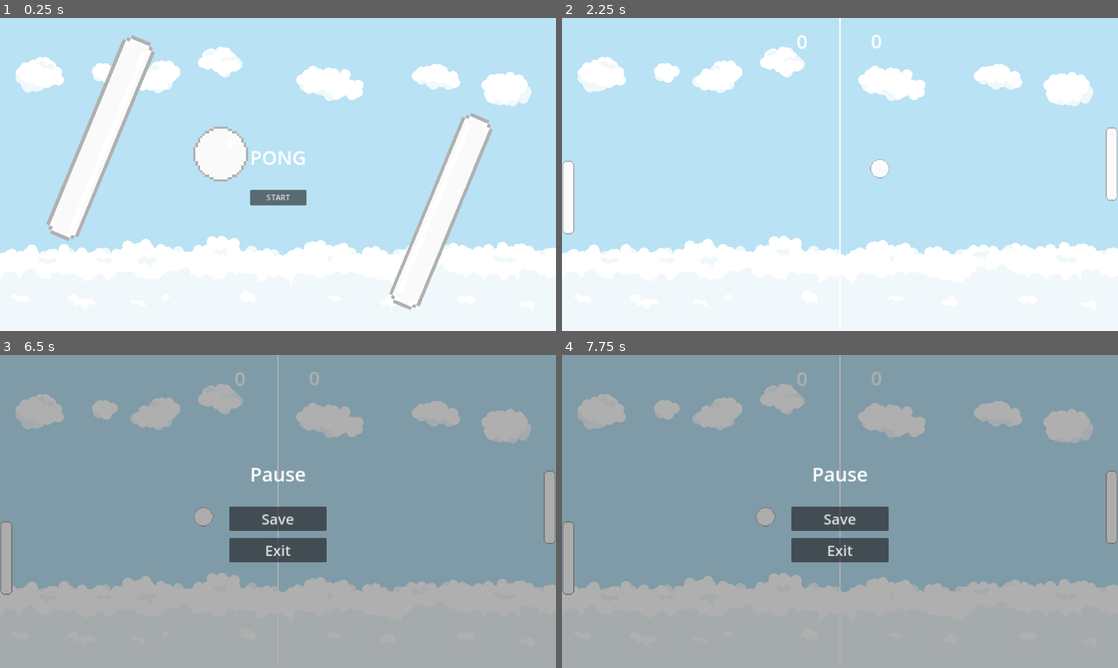
Above: before the commit, frames 1-4 (two rows, left to right).
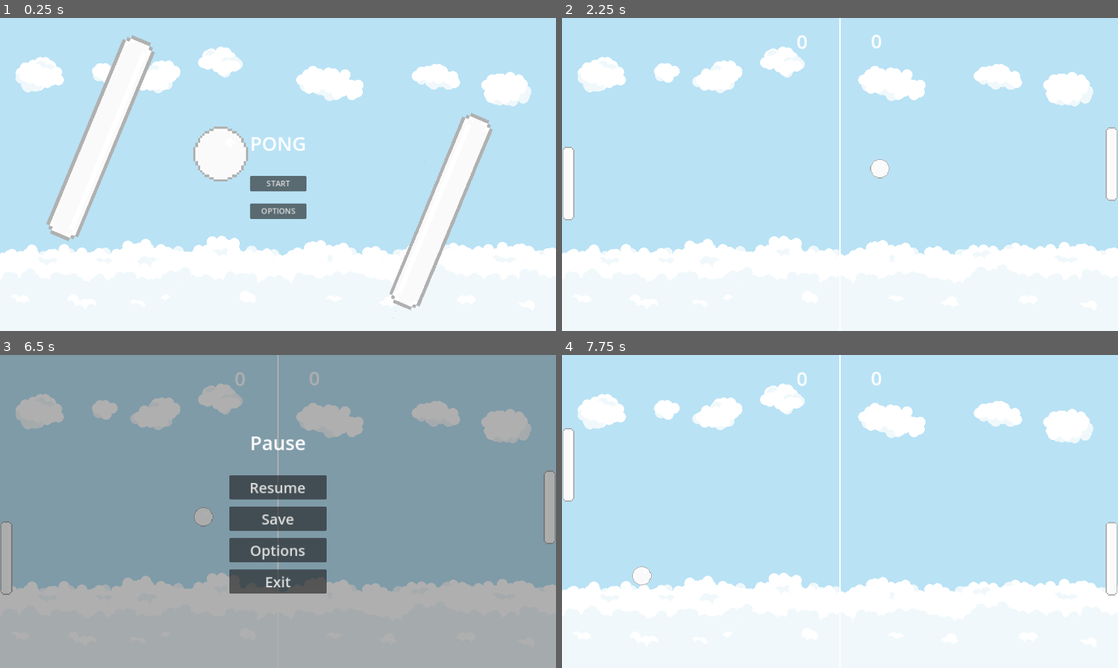
Above: after the commit, the same moments.

Repository: adel-bensalem/pong
Game: Godot game, scene res://root.tscn
The game is run twice, just before and just after one commit, with the same random seed, the same clock (stepped at 60 frames per second) and the same inputs.
Inputs (mouse positions are in pixels of both pictures, inside the frame that each line leads up to):
- Up to frame 1 (0.25 s): no input
- Up to frame 2 (2.25 s): click (840, 212) at 0.5 s, where only the run after the commit has a clickable "OPTIONS"; click (901, 208) at 1.25 s, where only the run after the commit has a clickable "Save"; click "START" at 2 s
- Up to frame 3 (6.5 s): tap Enter at 2.75 s; move the mouse to (400, 495) at 2.77 s; move the mouse to (166, 527) at 3.52 s; move the mouse to (333, 442) at 4.27 s; move the mouse to (250, 574) at 5.02 s; move the mouse to (444, 558) at 5.77 s; tap Escape (pause) at 6.4 s
- Up to frame 4 (7.75 s): click (840, 486) at 6.5 s, where only the run after the commit has a clickable "Resume"; move the mouse to (673, 464) at 7.27 s

The runs differ from the first frame. In frame 1, 1.7% of the frame differs, in the area x 45-56%, y 38-65%; in frame 2, 0.2%; in frame 3, 3.2%; in frame 4, 100%, in the area x 0-100%, y 0-100%.

Commit message:
add options menu

Diff:
--- a/root.gd
+++ b/root.gd
@@ -11,6 +11,7 @@
 var main_menu = preload("res://scenes/main_menu/main_menu.tscn")
 var game = preload("res://scenes/game/game.tscn")
 var pause_menu = preload("res://scenes/pause_menu/pause_menu.tscn")
+var options_menu = preload("res://scenes/options_menu/options_menu.tscn")
 var current_game = null
 
 func _ready():
@@ -35,6 +36,7 @@
 	add_child(current_game)
 
 	current_game.start.connect(start_game)
+	current_game.open_options.connect(open_options)
 
 func start_game():
 	for child in get_children():
@@ -43,8 +45,15 @@
 	current_game = game.instantiate()
 	current_game_mode = GameModes.Game
 
-	current_game.player_score = loaded_save["player_score"]
-	current_game.opponent_score = loaded_save["opponent_score"]
+	if loaded_save.has("player_score"):
+		current_game.player_score = loaded_save["player_score"]
+
+
+	if loaded_save.has("opponent_score"):
+		current_game.opponent_score = loaded_save["opponent_score"]
+
+	if loaded_save.has("volume"):
+		current_game.volume = loaded_save["volume"]
 
 	add_child(current_game)
 
@@ -66,8 +75,13 @@
 		loaded_save = json.get_data()
 
 func pause():
-	add_child(pause_menu.instantiate())
+	var pm = pause_menu.instantiate()
+
+	add_child(pm)
 	get_tree().paused = true
+
+	pm.resume.connect(un_pause)
+	pm.open_options.connect(open_options)
 
 func un_pause():
 	var pm = get_node("PauseMenu")
@@ -76,3 +90,37 @@
 		remove_child(pm)
 
 	get_tree().paused = false
+
+func open_options():
+	var options = options_menu.instantiate()
+
+	if loaded_save.has("volume"):
+		options.volume = loaded_save["volume"]
+
+	options.save.connect(save_options)
+	options.exit.connect(exit_options)
+
+	add_child(options)
+
+func save_options():
+	var options = get_node("OptionsMenu")
+	var save_game = FileAccess.open("user://savegame.save", FileAccess.WRITE)
+
+	if !!options:
+		var save_dict = {}
+
+		save_dict.merge(loaded_save)
+		save_dict.merge({ "volume": options.volume }, true)
+		save_game.store_line(JSON.stringify(save_dict))
+		loaded_save = save_dict
+
+		remove_child(options)
+
+		if current_game_mode == GameModes.Game:
+			current_game.volume = options.volume
+
+func exit_options():
+	var options = get_node("OptionsMenu")
+
+	if !!options:
+		remove_child(options)
--- a/scenes/game/game.gd
+++ b/scenes/game/game.gd
@@ -7,9 +7,13 @@
 @onready var opponent_score_board = $GameBoard/OpponentScore
 @onready var ping_pong_sound = $PingPongSound
 
-var speed = 450
 @export var player_score = 0
 @export var opponent_score = 0
+@export var volume = 100:
+	set(vol):
+		volume = vol
+		$BackgroundMusic.volume_db = -4 + (-20 + 20 * (vol / 100))
+var speed = 450
 var mouse_position_y = 0
 var ball_direction_x = 1
 var ball_direction_y = -1
@@ -24,7 +28,6 @@
 	move_player()
 	move_opponent(delta)
 	move_ball(delta)
-
 
 func on_ball_collision(collision: KinematicCollision2D):
 	var collider = collision.get_collider()
@@ -122,6 +125,6 @@
 func play_hit_sound():
 	var initial_volume = ping_pong_sound.volume_db
 
-	ping_pong_sound.volume_db = initial_volume + initial_volume * (last_hit_velocity / 2000)
+	ping_pong_sound.volume_db = (initial_volume + initial_volume * (last_hit_velocity / 2000)) * (volume / 100)
 	ping_pong_sound.play()
 	ping_pong_sound.volume_db = initial_volume
--- a/scenes/main_menu/main_menu.gd
+++ b/scenes/main_menu/main_menu.gd
@@ -1,11 +1,17 @@
 extends CanvasLayer
 
-signal start()
+signal start
+signal open_options
 
 @onready var start_button = $Menu/Actions/StartButton
+@onready var options_button = $Menu/Actions/OptionsButton
 
 func _ready():
-	start_button.pressed.connect(_on_start)
+	start_button.pressed.connect(on_start)
+	options_button.pressed.connect(on_open_options)
 
-func _on_start():
+func on_start():
 	start.emit()
+
+func on_open_options():
+	open_options.emit()
--- a/scenes/main_menu/main_menu.tscn
+++ b/scenes/main_menu/main_menu.tscn
@@ -34,9 +34,16 @@
 
 [node name="Actions" type="VBoxContainer" parent="Menu"]
 layout_mode = 2
+theme_override_constants/separation = 25
 
 [node name="StartButton" type="Button" parent="Menu/Actions"]
 layout_mode = 2
 size_flags_vertical = 4
 size_flags_stretch_ratio = 0.0
 text = "START"
+
+[node name="OptionsButton" type="Button" parent="Menu/Actions"]
+layout_mode = 2
+size_flags_vertical = 4
+size_flags_stretch_ratio = 0.0
+text = "OPTIONS"
--- /dev/null
+++ b/scenes/options_menu/options_menu.gd
@@ -0,0 +1,27 @@
+extends CanvasLayer
+
+signal save
+signal exit
+
+@onready var volume_slider = $Menu/Options/Group/VolumeSlider
+@onready var exit_button = $Menu/Buttons/ExitButton
+@onready var save_button = $Menu/Buttons/SaveButton
+
+@export var volume: int = 100:
+	set(vol):
+		volume = vol
+		$Menu/Options/Group/VolumeSlider.value = vol
+
+func _ready():
+	exit_button.pressed.connect(on_exit)
+	save_button.pressed.connect(on_save)
+	volume_slider.value_changed.connect(on_volume_changed)
+
+func on_exit():
+	exit.emit()
+
+func on_save():
+	save.emit()
+
+func on_volume_changed(value):
+	volume = value
--- /dev/null
+++ b/scenes/options_menu/options_menu.tscn
@@ -0,0 +1,72 @@
+[gd_scene load_steps=3 format=3 uid="uid://cngylg2ha86t0"]
+
+[ext_resource type="Script" path="res://scenes/options_menu/options_menu.gd" id="1_kr5kg"]
+
+[sub_resource type="Theme" id="Theme_0kou2"]
+
+[node name="OptionsMenu" type="CanvasLayer"]
+script = ExtResource("1_kr5kg")
+
+[node name="Panel" type="Panel" parent="."]
+anchors_preset = 15
+anchor_right = 1.0
+anchor_bottom = 1.0
+grow_horizontal = 2
+grow_vertical = 2
+
+[node name="Menu" type="VBoxContainer" parent="."]
+anchors_preset = 8
+anchor_left = 0.5
+anchor_top = 0.5
+anchor_right = 0.5
+anchor_bottom = 0.5
+offset_left = -145.5
+offset_top = -78.0
+offset_right = 145.5
+offset_bottom = 78.0
+grow_horizontal = 2
+grow_vertical = 2
+theme_override_constants/separation = 40
+
+[node name="Title" type="Label" parent="Menu"]
+layout_mode = 2
+theme_override_font_sizes/font_size = 30
+text = "Options
+"
+horizontal_alignment = 1
+
+[node name="Options" type="VBoxContainer" parent="Menu"]
+layout_mode = 2
+
+[node name="Group" type="HBoxContainer" parent="Menu/Options"]
+layout_mode = 2
+size_flags_vertical = 4
+theme_override_constants/separation = 25
+
+[node name="Label" type="Label" parent="Menu/Options/Group"]
+layout_mode = 2
+text = "Volume"
+
+[node name="VolumeSlider" type="HSlider" parent="Menu/Options/Group"]
+layout_mode = 2
+size_flags_horizontal = 3
+size_flags_vertical = 4
+theme = SubResource("Theme_0kou2")
+value = 100.0
+
+[node name="Buttons" type="HBoxContainer" parent="Menu"]
+layout_mode = 2
+
+[node name="ExitButton" type="Button" parent="Menu/Buttons"]
+layout_mode = 2
+text = "Exit"
+
+[node name="Container" type="BoxContainer" parent="Menu/Buttons"]
+layout_mode = 2
+size_flags_horizontal = 3
+
+[node name="SaveButton" type="Button" parent="Menu/Buttons"]
+layout_mode = 2
+size_flags_vertical = 4
+size_flags_stretch_ratio = 0.0
+text = "Save"
--- a/scenes/pause_menu/pause_menu.gd
+++ b/scenes/pause_menu/pause_menu.gd
@@ -1,10 +1,17 @@
 extends CanvasLayer
 
+signal resume
+signal open_options
+
+@onready var resume_button = $Menu/Actions/ResumeButton
 @onready var save_button = $Menu/Actions/SaveButton
+@onready var options_button = $Menu/Actions/OptionsButton
 @onready var exit_button = $Menu/Actions/ExitButton
 
 func _ready():
+	resume_button.pressed.connect(on_resume)
 	save_button.pressed.connect(save)
+	options_button.pressed.connect(on_open_options)
 	exit_button.pressed.connect(exit)
 
 func save():
@@ -23,5 +30,11 @@
 
 	save_game.store_line(JSON.stringify(save_dict))
 
+func on_resume():
+	resume.emit()
+
+func on_open_options():
+	open_options.emit()
+
 func exit():
 	get_tree().quit()
--- a/scenes/pause_menu/pause_menu.tscn
+++ b/scenes/pause_menu/pause_menu.tscn
@@ -37,10 +37,20 @@
 layout_mode = 2
 theme_override_constants/separation = 15
 
+[node name="ResumeButton" type="Button" parent="Menu/Actions"]
+layout_mode = 2
+theme_override_font_sizes/font_size = 30
+text = "Resume"
+
 [node name="SaveButton" type="Button" parent="Menu/Actions"]
 layout_mode = 2
 theme_override_font_sizes/font_size = 30
 text = "Save"
+
+[node name="OptionsButton" type="Button" parent="Menu/Actions"]
+layout_mode = 2
+theme_override_font_sizes/font_size = 30
+text = "Options"
 
 [node name="ExitButton" type="Button" parent="Menu/Actions"]
 layout_mode = 2
